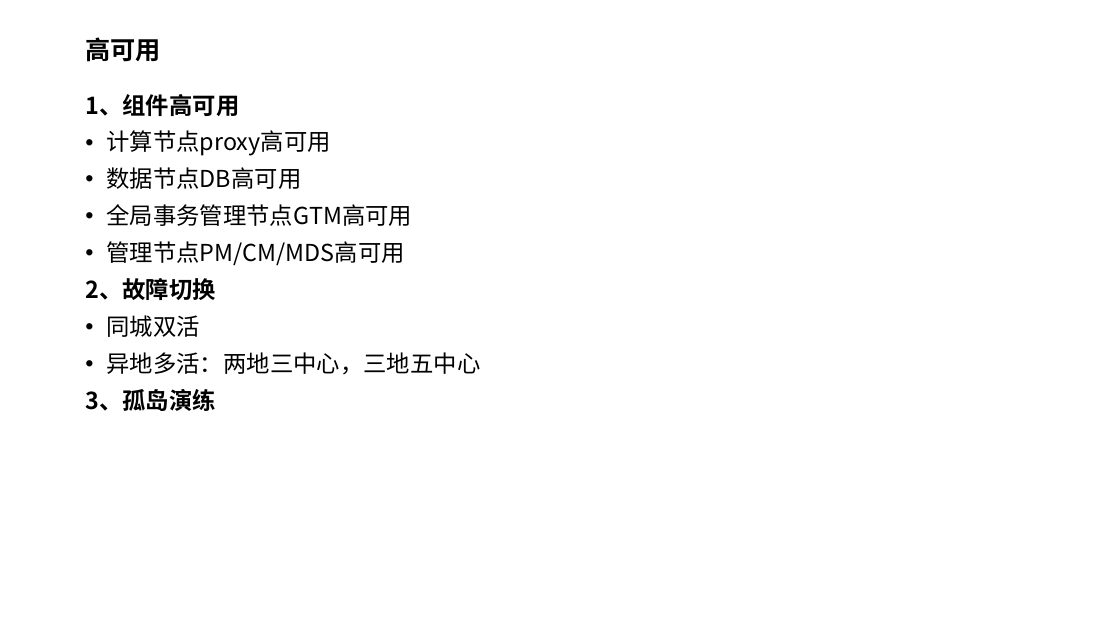
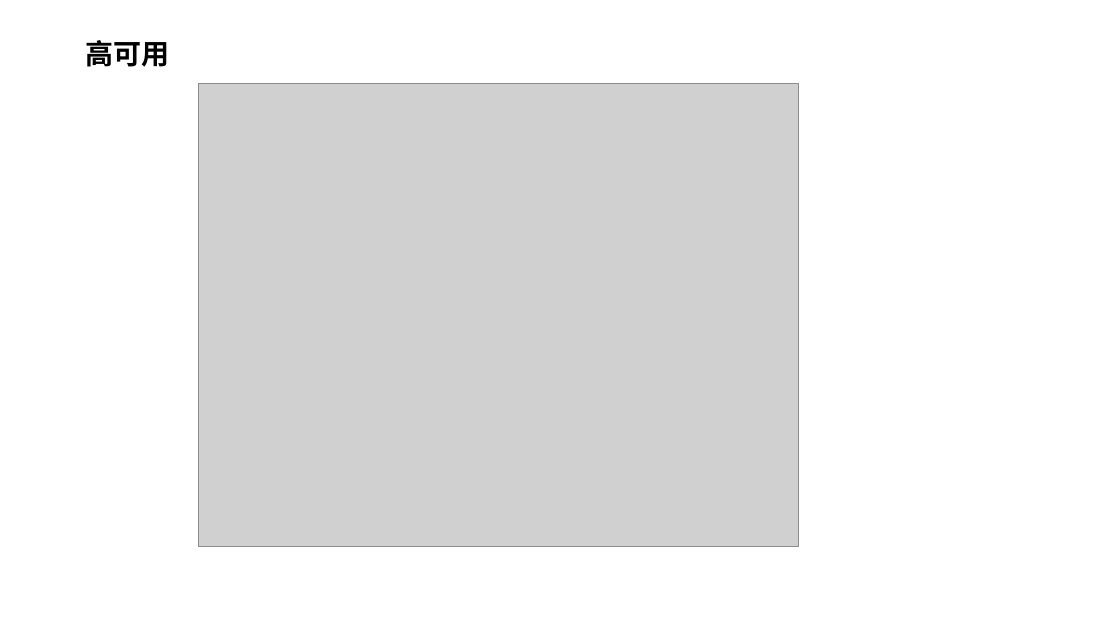
Before and after one commit to yedushusheng/mysql-learning, a slide deck: slide 21 of 28. OLTP/GoldenDB分布式数据库.pptx. Drawn at 1120x630 pixels with LibreOffice and Linux fonts; fonts in the diff are those of the drawing; grey boxes stand for pictures. Boxes give left, top, right and bottom in pixels: in the first picture for what was removed or moved away, otherwise in the second. Text is boxed around its words. In the diff, an @@ line names an element or a change of style, - is before the commit and + after.

```diff
--- a/28. OLTP/GoldenDB分布式数据库.pptx
+++ b/28. OLTP/GoldenDB分布式数据库.pptx
@@ title "高可用" at <box>85,40,169,67</box>: size 21.6 to 24 pt @@
@@ picture added at <box>198,83,798,547</box> @@
@@ text removed at <box>85,94,480,411</box> @@
-1、组件高可用
-• 计算节点proxy高可用
-• 数据节点DB高可用
-• 全局事务管理节点GTM高可用
-• 管理节点PM/CM/MDS高可用
-2、故障切换
-• 同城双活
-• 异地多活：两地三中心，三地五中心
-3、孤岛演练
```
Also in this commit, not shown: 7 other slides changed, 1 slide added, 1 slide removed.
